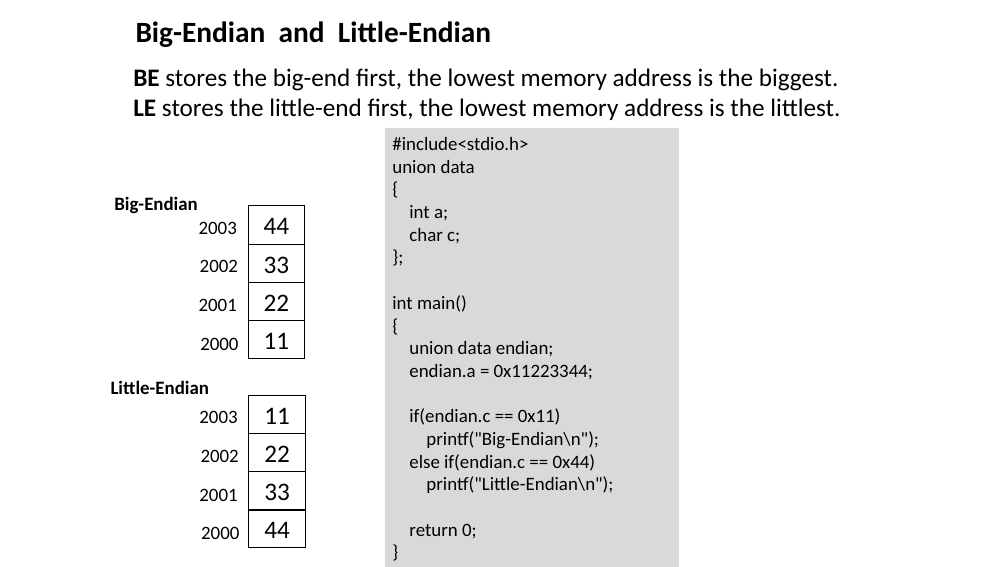
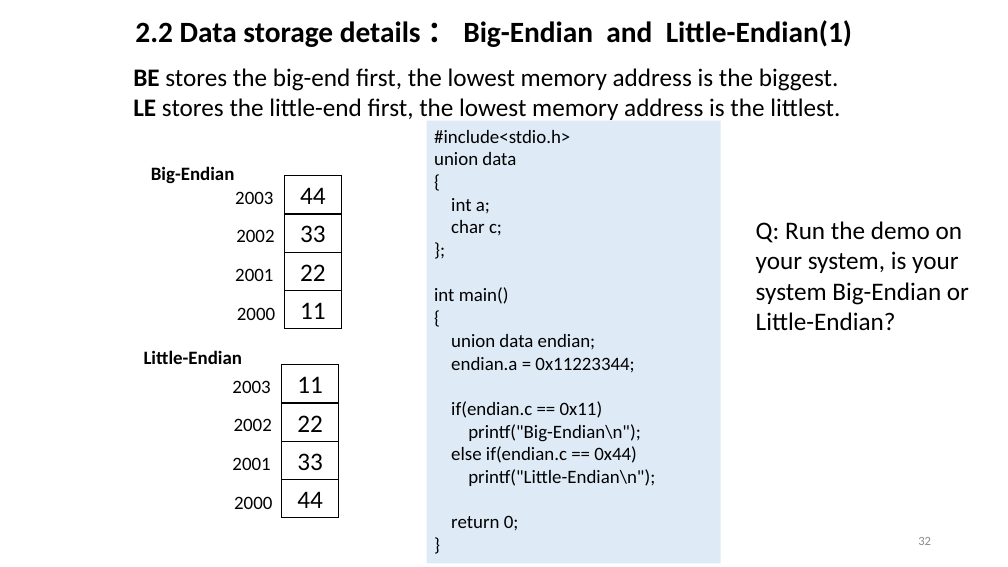
Before and after one commit to ShiqiYu/CPP, a slide deck: slide 32 of week04/Lab04.pptx (slide 24 before the commit). Drawn at 1008x567 pixels with LibreOffice and Linux fonts; fonts in the diff are those of the drawing; background and template pictures are left out. Boxes give left, top, right and bottom in pixels: in the first picture for what was removed or moved away, otherwise in the second. Text is boxed around its words. In the diff, an @@ line names an element or a change of style, - is before the commit and + after.

```diff
--- a/week04/Lab04.pptx
+++ b/week04/Lab04.pptx
@@ text at bbox=[135, 20, 852, 47]: text changed @@
-Big-Endian and Little-Endian
+2.2 Data storage details ： Big-Endian and Little-Endian(1)
@@ rectangle "#include<stdio.h>": place and size @@
-rectangle "#include<stdio.h>" at bbox=[385, 128, 679, 567]
+rectangle "#include<stdio.h>" at bbox=[426, 121, 721, 564]
@@ rectangle "#include<stdio.h>" at bbox=[426, 121, 721, 564]: fill #D9D9D9 to #DEEBF7 @@
@@ text added at bbox=[756, 221, 969, 330], 24 pt, text #000000 @@
+Q: Run the demo on your system, is your system Big-Endian or Little-Endian?
@@ 10 texts, 8 rectangles: place and size @@
-10 texts, 8 rectangles at bbox=[111, 196, 306, 547]
+10 texts, 8 rectangles at bbox=[144, 166, 342, 517]
@@ page number added at bbox=[918, 537, 931, 545], 12 pt, text #8C8C8C @@
+32
```
Also in this commit, not shown: 11 other slides changed, 26 slides added, 16 slides removed, 3 other files.
